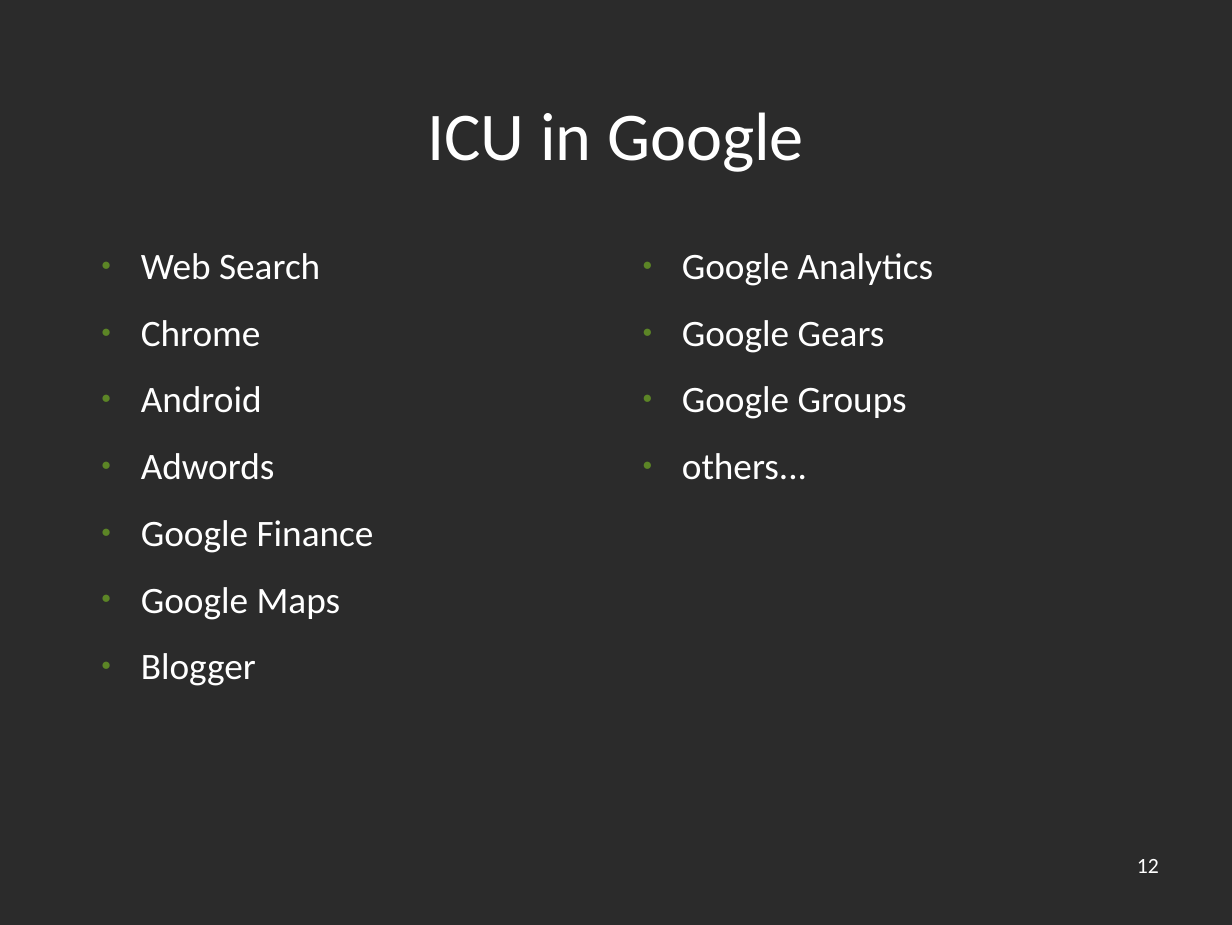
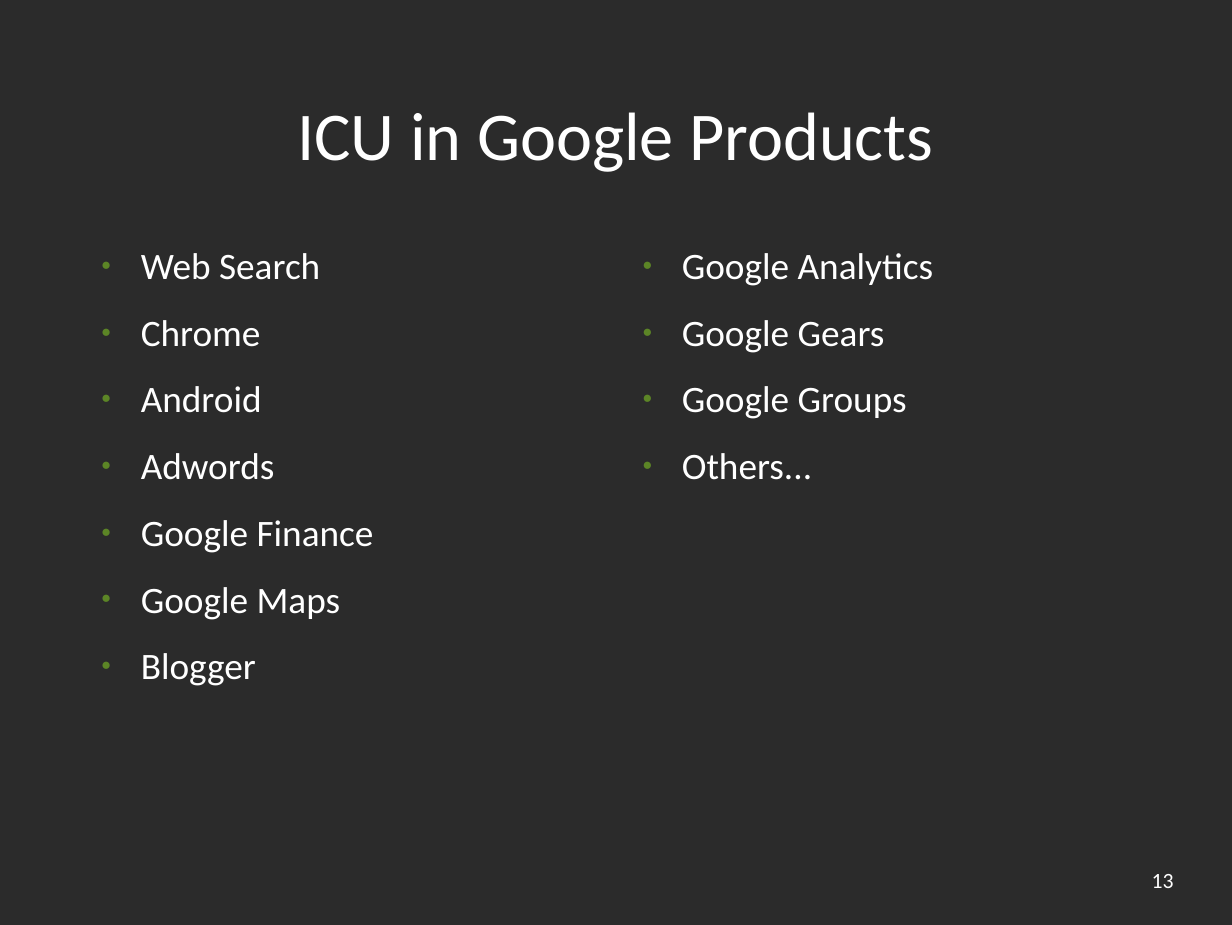
Before and after one commit to unicode-org/icu-docs, a slide deck: slide 13 of docs/pres/icu_overview.odp (slide 12 before the commit). Drawn at 1232x925 pixels with LibreOffice and Linux fonts; fonts in the diff are those of the drawing; background and template pictures are left out; a plain dark background stands for a picture behind light text. Boxes give left, top, right and bottom in pixels: in the first picture for what was removed or moved away, otherwise in the second. Text is boxed around its words. In the diff, an @@ line names an element or a change of style, - is before the commit and + after.

```diff
--- a/docs/pres/icu_overview.odp
+++ b/docs/pres/icu_overview.odp
@@ title at [297,112,933,172]: text changed @@
-ICU in Google
+ICU in Google Products
@@ text at [682,453,812,480]: text changed @@
-● others...
+● Others...
@@ page number removed at [1137,859,1159,873] @@
-12
@@ page number added at [1152,874,1174,888], 14 pt, text #FFFFFF @@
+13
```
Also in this commit, not shown: 26 other slides changed, 7 slides added, 1 other file.
